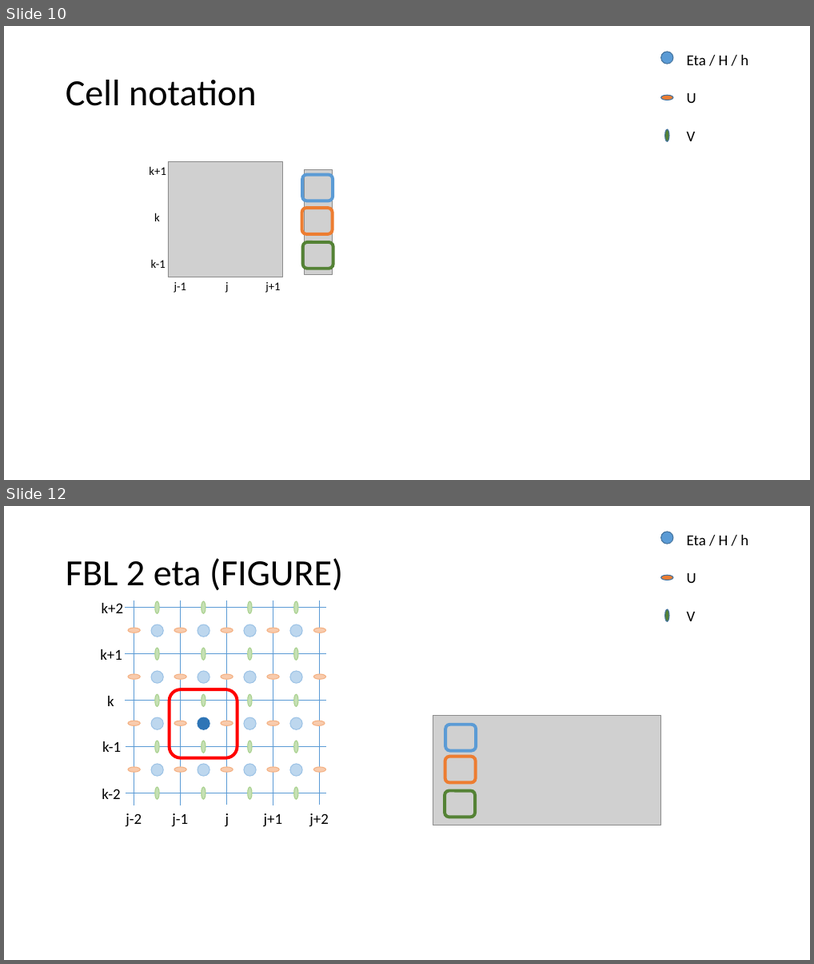
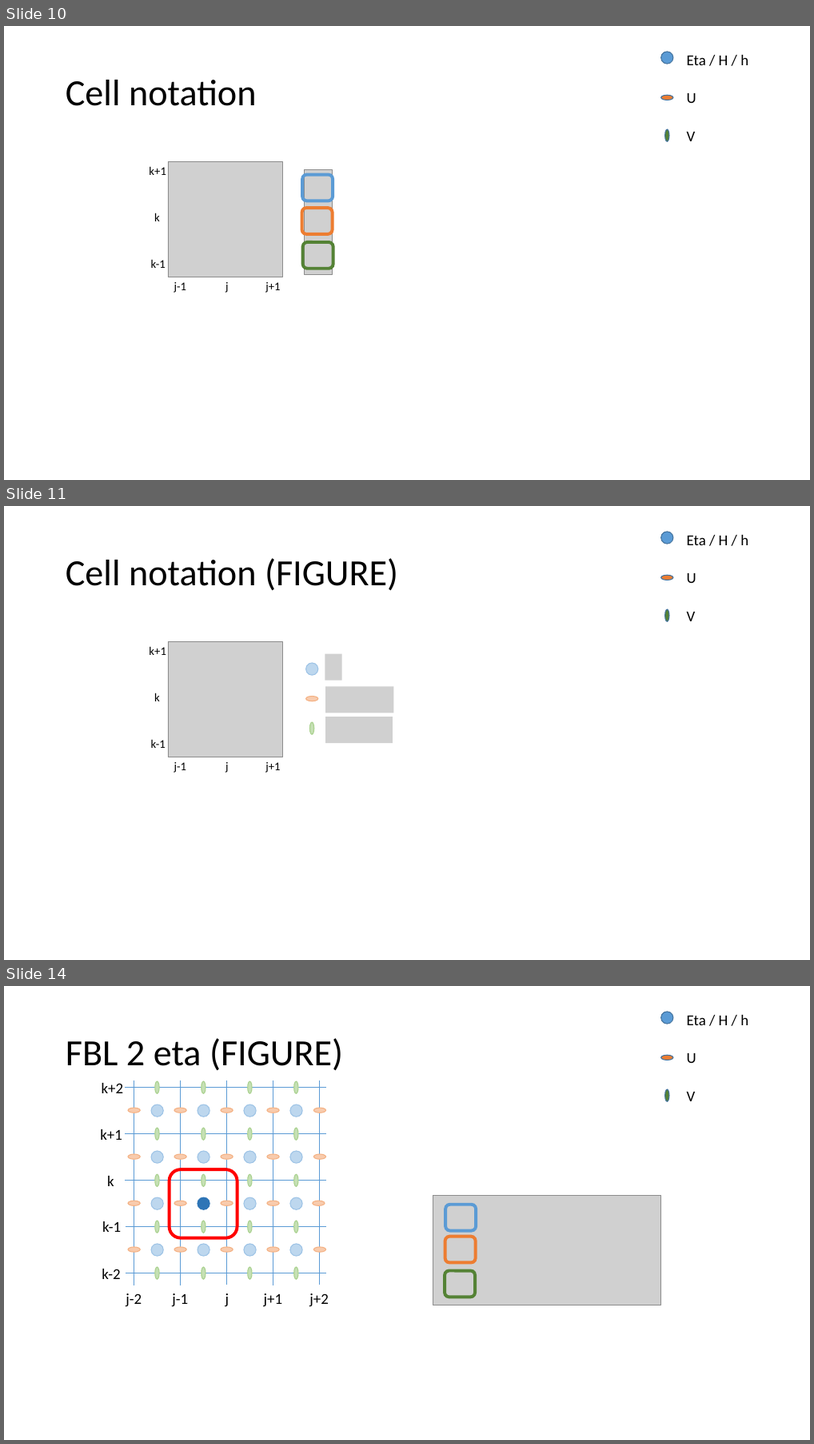
Before and after one commit to metno/gpu-ocean, a slide deck: python/fbl_ctcs_stencils.pptx. Shown one above the other, each under a label of ours: slides 10 and 12 before the commit, slides 10, 11 and 14 after it; the slides between them are not shown. The pictures are 814x964 and 814x1444 pixels, drawn with LibreOffice and Linux fonts; fonts in the diff are those of the drawing; grey boxes stand for pictures. Boxes give left, top, right and bottom in pixels: in the first picture for what was removed or moved away, otherwise in the second. Text is boxed around its words. In the diff, an @@ line names an element or a change of style, - is before the commit and + after.

```diff
--- a/python/fbl_ctcs_stencils.pptx
+++ b/python/fbl_ctcs_stencils.pptx
@@ slide 11 added at box(4, 506, 810, 960), background #FFFFFF @@
@@ title added at box(66, 558, 398, 591), 44 pt, text #000000 @@
+Cell notation (FIGURE)
@@ group added at box(662, 532, 749, 621): 3 ellipses, 3 texts @@
+Eta / H / h
+U
+V
@@ group added at box(149, 641, 394, 772): 6 texts, 4 pictures, 3 ellipses @@
+j-1
+j+1
+j
+k
+k+1
+k-1
@@ what was slide 12 is now slide 14 @@
```
Also in this commit, not shown: 4 slides changed, 1 other slide added.
